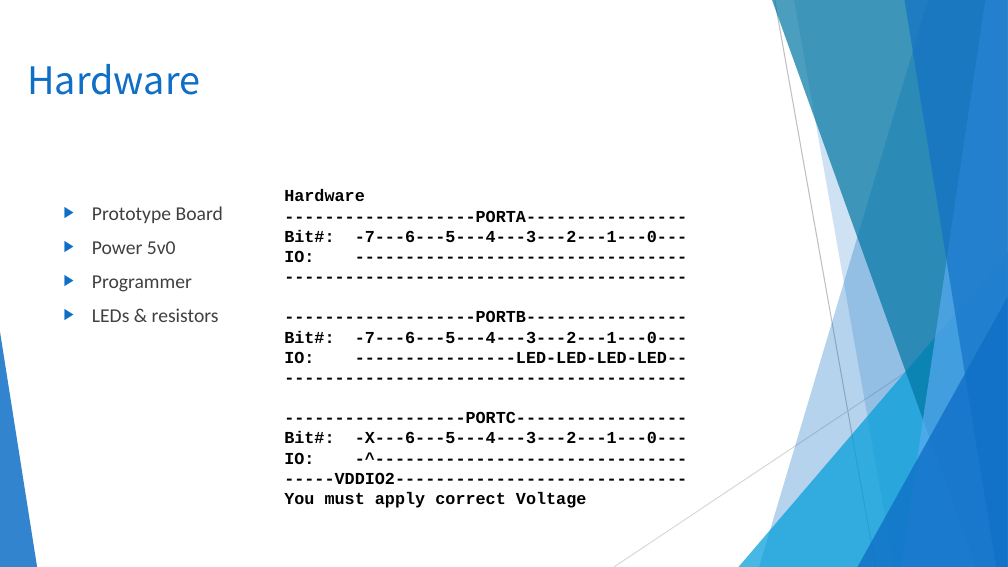
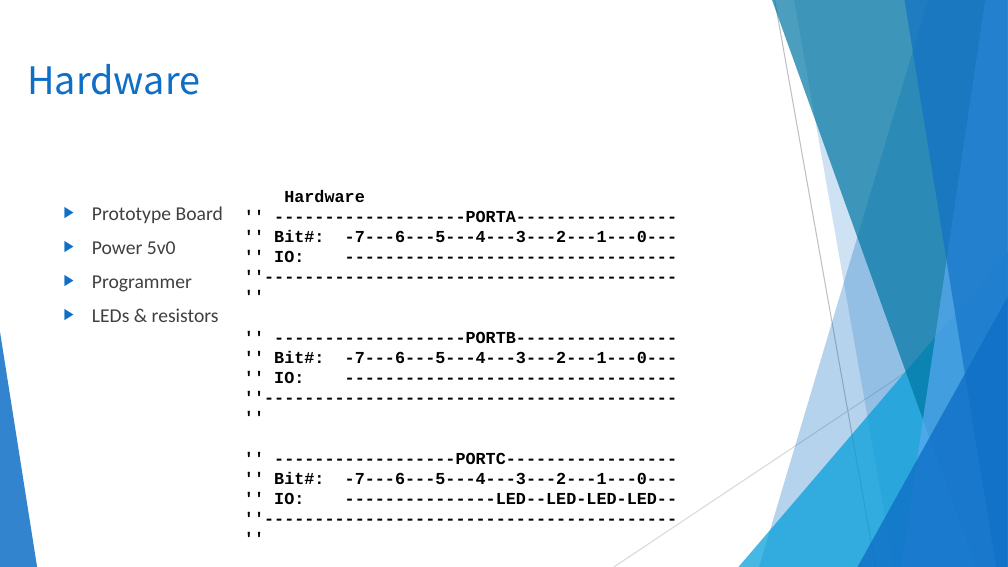
Before and after one commit to GreatCowBASIC/Demonstration_Sources, a slide deck: slide 8 of Vendor_Boards/Great_Cow_Basic_Demo_Board/16F17556_chiprange_demonstrations/tutorials/GCBASIC_Part2.pptx. Drawn at 1008x567 pixels with LibreOffice and Linux fonts; fonts in the diff are those of the drawing; background and template pictures are left out. Boxes give left, top, right and bottom in pixels: in the first picture for what was removed or moved away, otherwise in the second. Text is boxed around its words. In the diff, an @@ line names an element or a change of style, - is before the commit and + after.

```diff
--- a/Vendor_Boards/Great_Cow_Basic_Demo_Board/16F17556_chiprange_demonstrations/tutorials/GCBASIC_Part2.pptx
+++ b/Vendor_Boards/Great_Cow_Basic_Demo_Board/16F17556_chiprange_demonstrations/tutorials/GCBASIC_Part2.pptx
@@ text at [274, 210, 677, 504]: text changed @@
--------------------PORTA----------------
-Bit#: -7---6---5---4---3---2---1---0---
-IO: ---------------------------------
-----------------------------------------
--------------------PORTB----------------
-Bit#: -7---6---5---4---3---2---1---0---
-IO: ----------------LED-LED-LED-LED--
-----------------------------------------
-------------------PORTC-----------------
-Bit#: -X---6---5---4---3---2---1---0---
-IO: -^-------------------------------
------VDDIO2-----------------------------
-You must apply correct Voltage
+'' -------------------PORTA----------------
+'' Bit#: -7---6---5---4---3---2---1---0---
+'' IO: ---------------------------------
+''-----------------------------------------
+''
+'' -------------------PORTB----------------
+'' Bit#: -7---6---5---4---3---2---1---0---
+'' IO: ---------------------------------
+''-----------------------------------------
+''
+'' ------------------PORTC-----------------
+'' Bit#: -7---6---5---4---3---2---1---0---
+'' IO: ---------------LED--LED-LED-LED--
+''-----------------------------------------
+''
```
Also in this commit, not shown: 9 other slides changed, 1 slide added, 31 other files.
